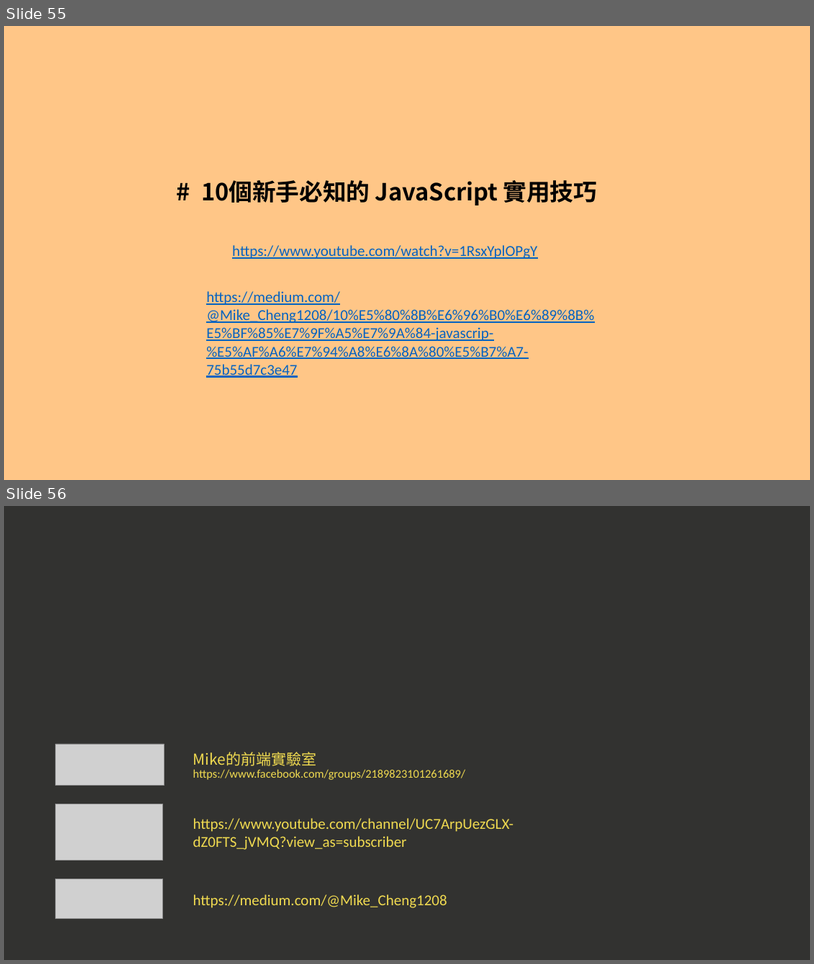
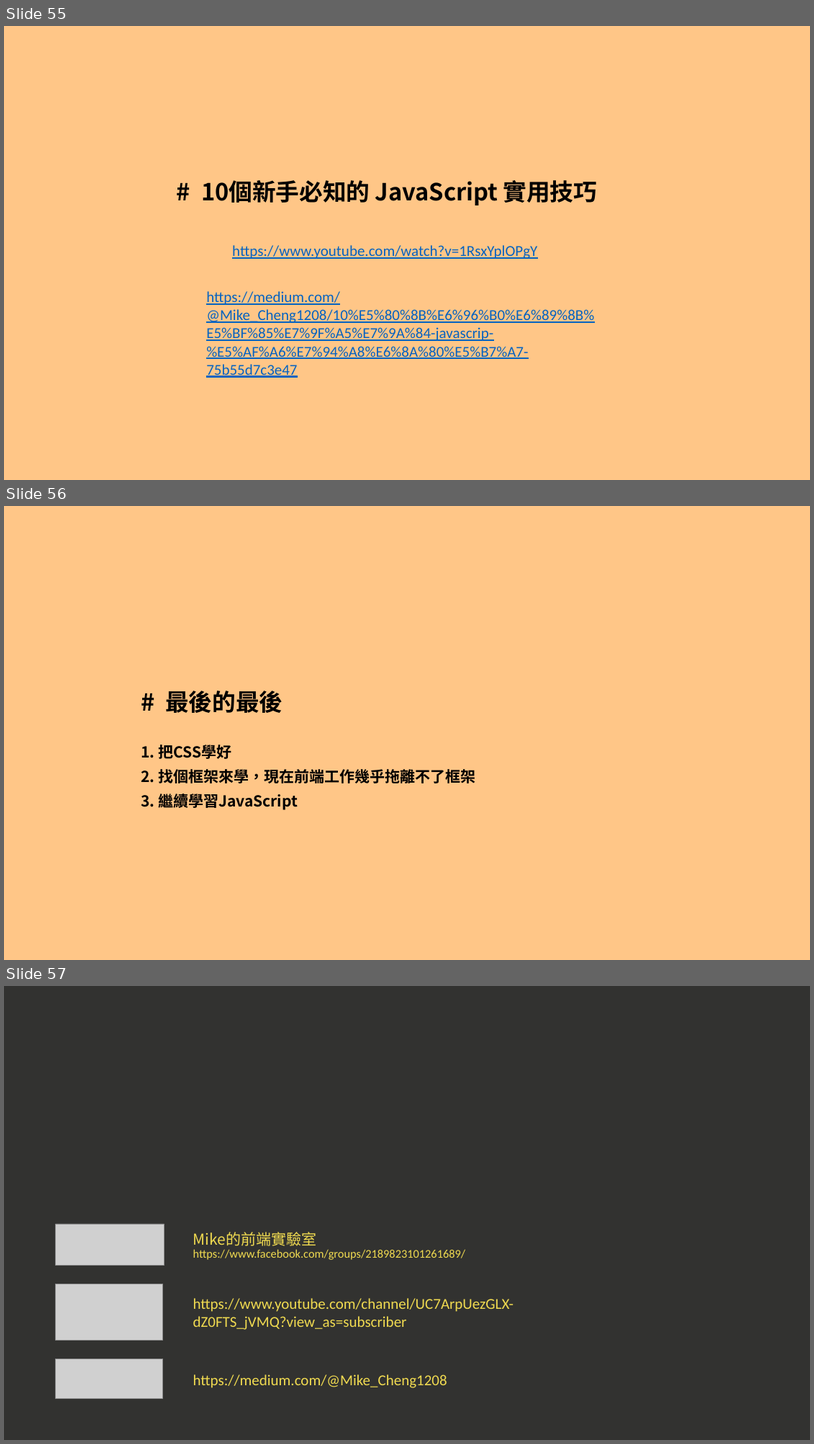
Before and after one commit to a23246542/JS_course_Intermediate_example, a slide deck: 現代 JavaScript 職人之路｜ 中階篇.pptx. Shown one above the other, each under a label of ours: slides 55 and 56 before the commit, slides 55, 56 and 57 after it. The pictures are 814x964 and 814x1444 pixels, drawn with LibreOffice and Linux fonts; fonts in the diff are those of the drawing; grey boxes stand for pictures. Boxes give left, top, right and bottom in pixels: in the first picture for what was removed or moved away, otherwise in the second. Text is boxed around its words. In the diff, an @@ line names an element or a change of style, - is before the commit and + after.

```diff
--- a/現代 JavaScript 職人之路｜ 中階篇.pptx
+++ b/現代 JavaScript 職人之路｜ 中階篇.pptx
@@ slide 56 added at <box>4,506,810,960</box>, background #FFC687 @@
@@ text added at <box>165,690,283,713</box>, 28 pt, text #000000, bold @@
+# 最後的最後
@@ text added at <box>141,744,232,759</box>, 18 pt, text #000000, bold @@
+1. 把CSS學好
@@ text added at <box>141,769,476,783</box>, 18 pt, text #000000, bold @@
+2. 找個框架來學，現在前端工作幾乎拖離不了框架
@@ text added at <box>141,793,298,810</box>, 18 pt, text #000000, bold @@
+3. 繼續學習JavaScript
@@ what was slide 56 is now slide 57 @@
```
Also in this commit, not shown: 4 other slides added.
